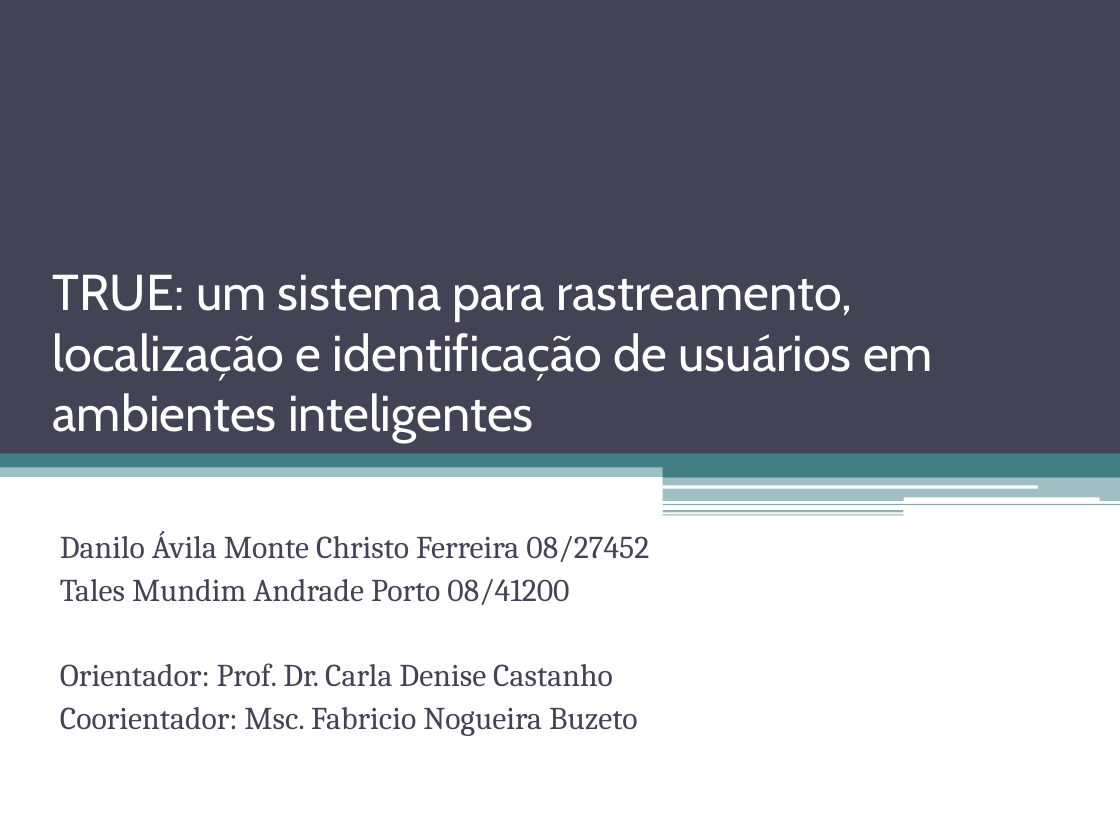
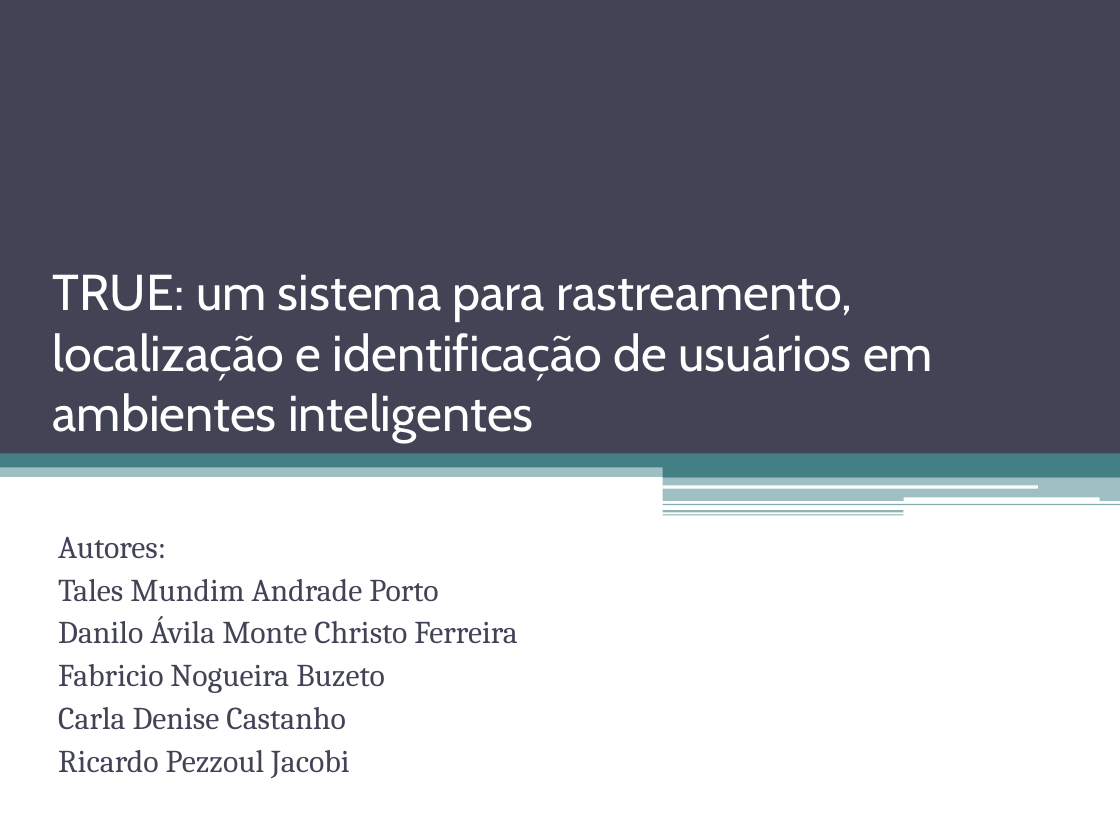
Before and after one commit to talesporto/Artigo-TRUE-SBCUP, a slide deck: slide 1 of apresentacao/ApresentacaoSBCUP.pptx. Drawn at 1120x840 pixels with LibreOffice and Linux fonts; fonts in the diff are those of the drawing. Boxes give left, top, right and bottom in pixels: in the first picture for what was removed or moved away, otherwise in the second. Text is boxed around its words. In the diff, an @@ line names an element or a change of style, - is before the commit and + after.

Commit message:
apresentação pronta v1 e enviada para a professora carla e para o fabricio dar uma olhada.

```diff
--- a/apresentacao/ApresentacaoSBCUP.pptx
+++ b/apresentacao/ApresentacaoSBCUP.pptx
@@ subtitle at <box>58,537,517,778</box>: text changed @@
-Danilo Ávila Monte Christo Ferreira 08/27452
-Tales Mundim Andrade Porto 08/41200
-Orientador: Prof. Dr. Carla Denise Castanho
-Coorientador: Msc. Fabricio Nogueira Buzeto
+Autores:
+Tales Mundim Andrade Porto
+Danilo Ávila Monte Christo Ferreira
+Fabricio Nogueira Buzeto
+Carla Denise Castanho
+Ricardo Pezzoul Jacobi
```
Also in this commit, not shown: 1 other file.
